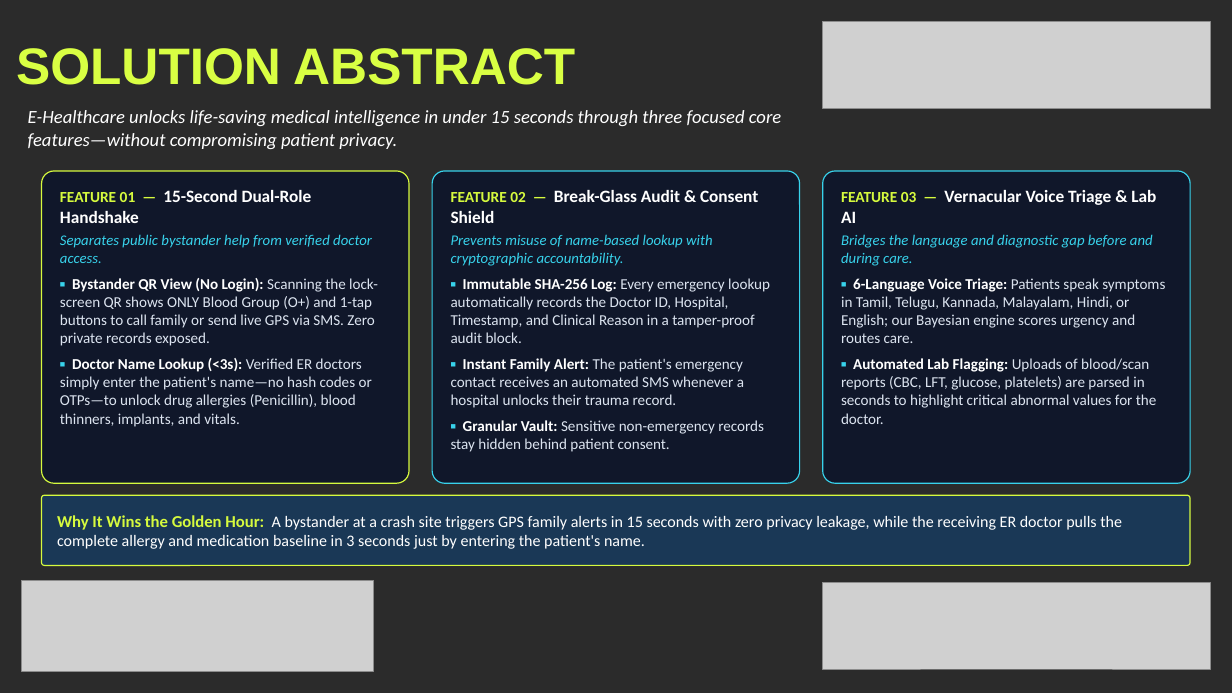
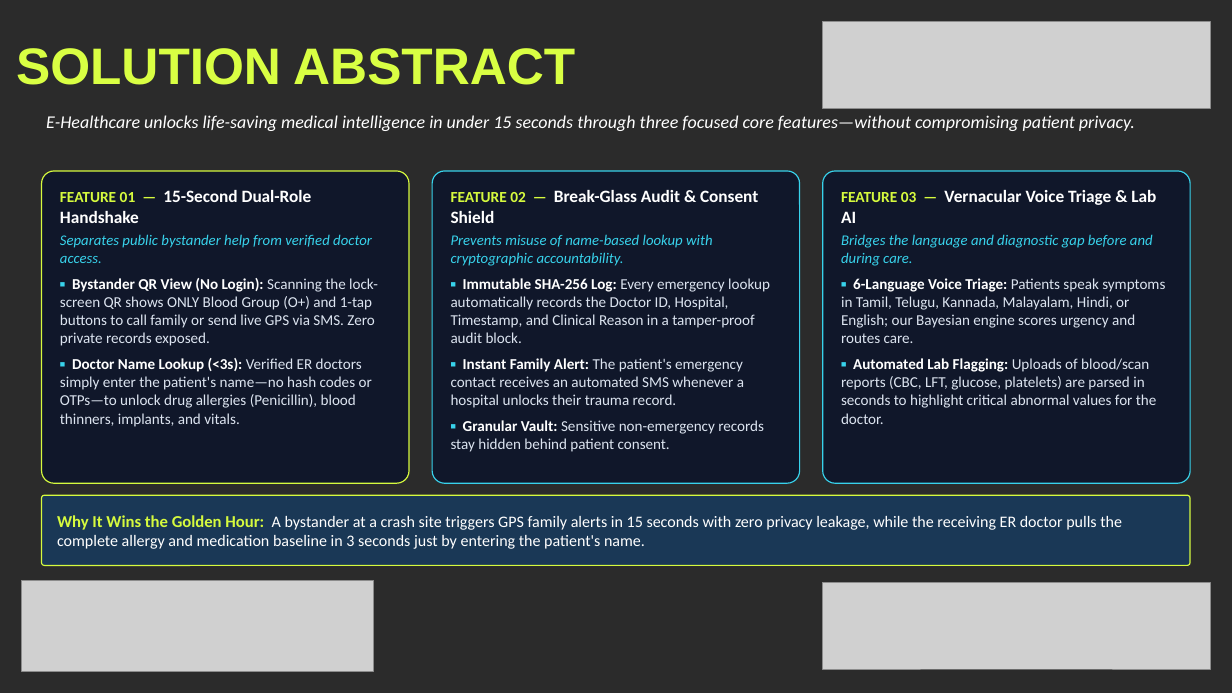
Before and after one commit to yogeshwaran2344/e-healthcare, a slide deck: slide 3 of Khacks_4.0_Proxy_Submission.pptx. Drawn at 1232x693 pixels with LibreOffice and Linux fonts; fonts in the diff are those of the drawing; grey boxes stand for pictures; background and template pictures are left out; a plain dark background stands for a picture behind light text. Boxes give left, top, right and bottom in pixels: in the first picture for what was removed or moved away, otherwise in the second. Text is boxed around its words. In the diff, an @@ line names an element or a change of style, - is before the commit and + after.

```diff
--- a/Khacks_4.0_Proxy_Submission.pptx
+++ b/Khacks_4.0_Proxy_Submission.pptx
@@ text "E-Healthcare unlocks life-saving medical intelligence ...": place and size @@
-text "E-Healthcare unlocks life-saving medical intelligence ..." at [28,110,781,149]
+text "E-Healthcare unlocks life-saving medical intelligence ..." at [46,115,1135,131]
@@ text "E-Healthcare unlocks life-saving medical intelligence ..." at [46,115,1135,131]: size 14.5 to 14 pt @@
```
Also in this commit, not shown: 5 other slides changed, 1 other file.
